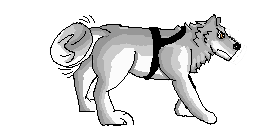
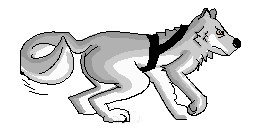
Comparing the layer stacks of the two 256x128 images. Changes:
hid group "Layer Group #3" (5 layers) over <box>48,14,247,126</box>
painted on "attack #18" over <box>180,18,215,54</box>
showed group "Layer Group" (6 layers), opacity 64% → 100% over <box>20,8,242,126</box>
painted on "attack #7" over <box>109,106,143,125</box>
painted on "attack #8" over <box>116,38,211,124</box>
painted on "attack #3" over <box>98,106,140,124</box>
